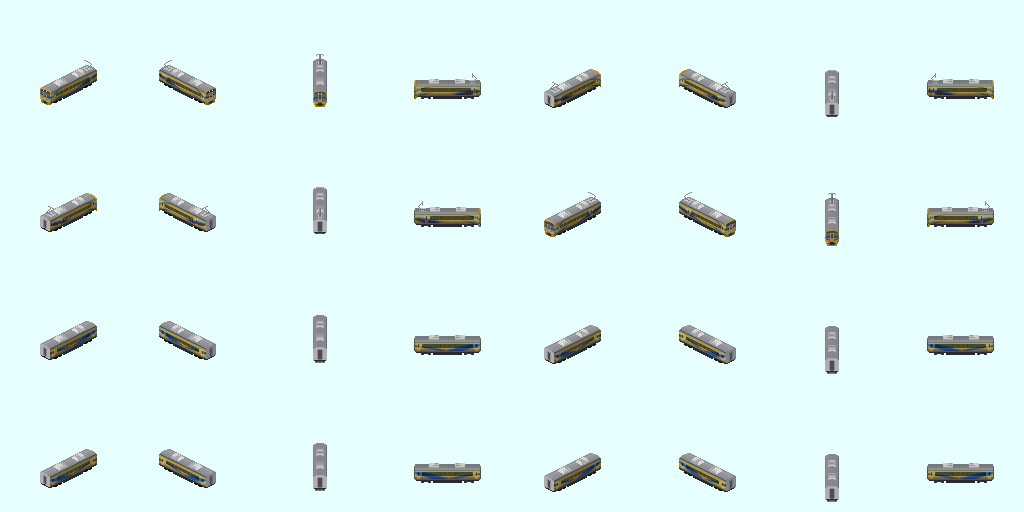
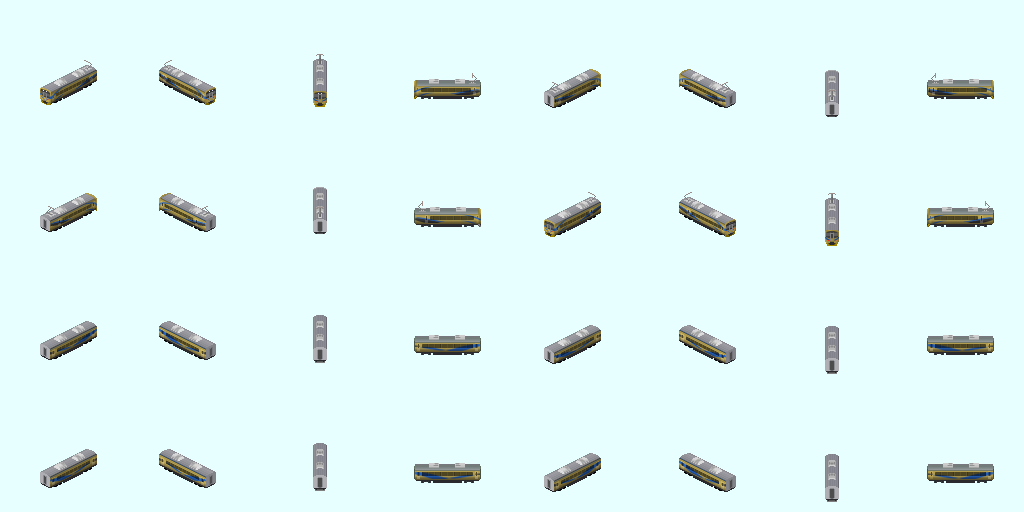
Before/after of a w=1024, h=512 layered artwork. What changed in the layer stack:
painted on "レイヤー 24" over (x1=51, y1=88, x2=729, y2=231)
